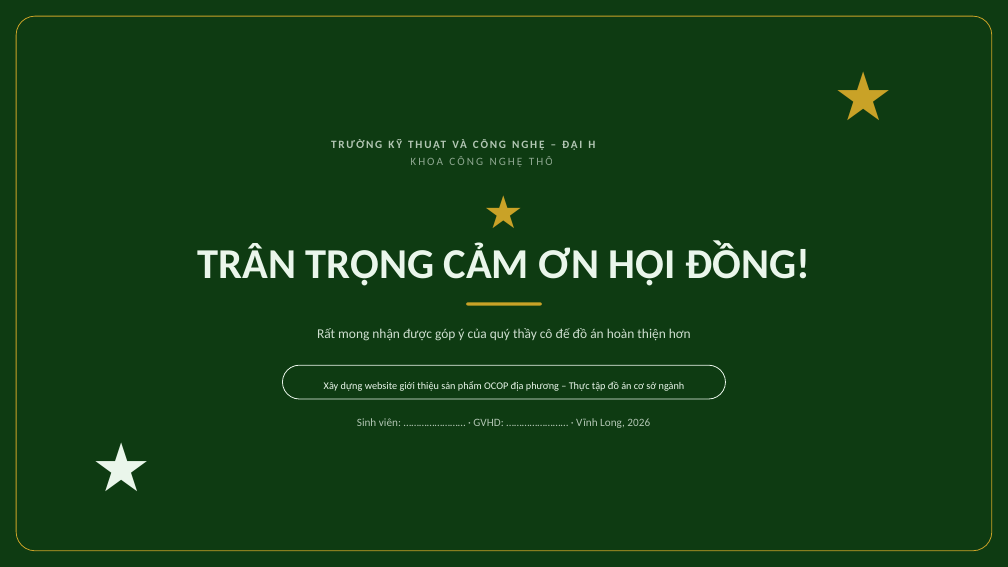
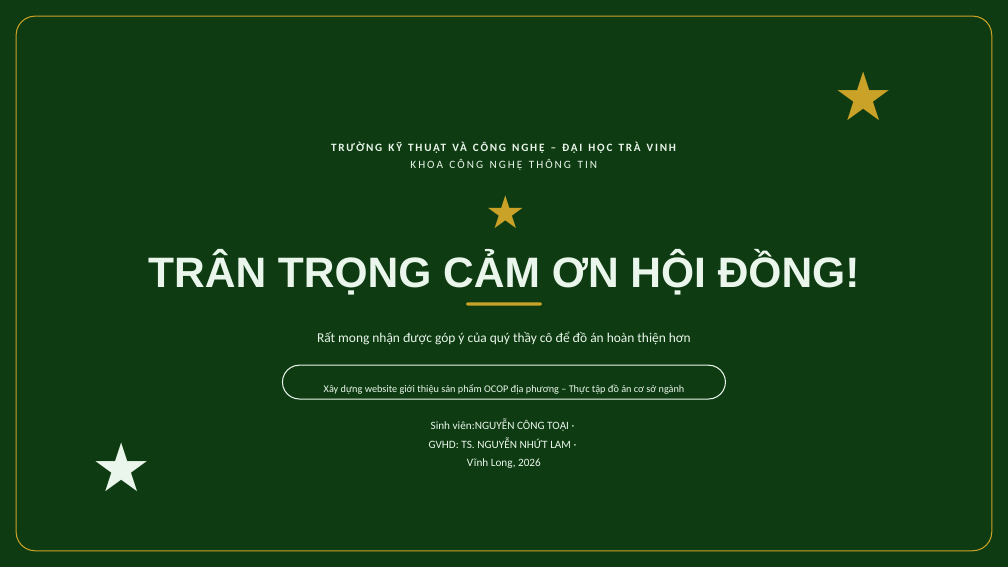
Before and after one commit to nguyencongtoai-gh/COSONGANH-DX23TT8016-NGUYENCONGTOAI-OCOP, a slide deck: slide 13 of thesis/abs/Slide_BaoCao_DoAnCoSoNganh_Website_OCOP_TraVinh.pptx. Drawn at 1008x567 pixels with LibreOffice and Linux fonts; fonts in the diff are those of the drawing. Boxes give left, top, right and bottom in pixels: in the first picture for what was removed or moved away, otherwise in the second. Text is boxed around its words. In the diff, an @@ line names an element or a change of style, - is before the commit and + after.

```diff
--- a/thesis/abs/Slide_BaoCao_DoAnCoSoNganh_Website_OCOP_TraVinh.pptx
+++ b/thesis/abs/Slide_BaoCao_DoAnCoSoNganh_Website_OCOP_TraVinh.pptx
@@ rounded rectangle at (16,16,992,550): outline #C9A227 0.56 pt to #C9A227 0.75 pt @@
@@ text "★" at (720,0,1008,263): font Cabin to Karla @@
@@ text "TRƯỜNG KỸ THUẬT VÀ CÔNG ..." at (306,138,703,153): text colour #EAF6EB at 74% opacity to #EAF6EB; line spacing 9.3pt to 1.16 @@
@@ text "KHOA CÔNG NGHỆ THÔNG TIN" at (410,159,597,170): text colour #EAF6EB at 58% opacity to #EAF6EB; line spacing 8.9pt to 1.11 @@
@@ text "★" at (486,192,522,228): font Cabin to Karla @@
@@ text "TRÂN TRỌNG CẢM ƠN HỘI ..." at (148,253,860,295): font Calibri to Arial; line spacing 34pt to 1.12 @@
@@ text "Rất mong nhận được góp ..." at (317,331,691,345): text colour #EAF6EB at 88% opacity to #EAF6EB; line spacing 15.3pt to 1.6 @@
@@ rounded rectangle at (282,365,726,399): outline #EAF6EB 0.56 pt to #EAF6EB 0.75 pt @@
@@ text "Xây dựng website giới thiệu ..." at (324,384,685,394): line spacing 11pt to 1.5 @@
@@ text at (429,420,571,468): text changed; text colour #EAF6EB at 75% opacity to #EAF6EB @@
-Sinh viên: …………………… · GVHD: …………………… · Vĩnh Long, 2026
+Sinh viên:NGUYỄN CÔNG TOẠI ·
+GVHD: TS. NGUYỄN NHỨT LAM ·
+Vĩnh Long, 2026
```
Also in this commit, not shown: 12 other slides changed.
